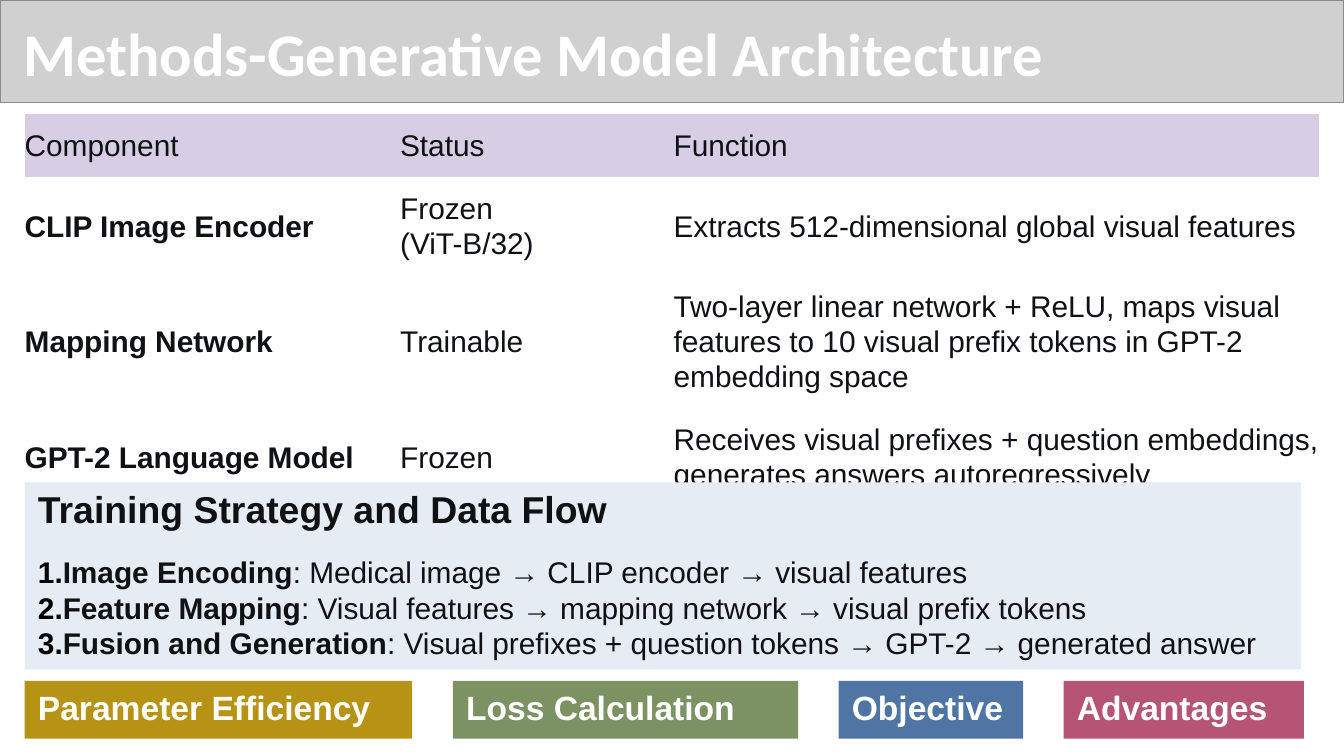
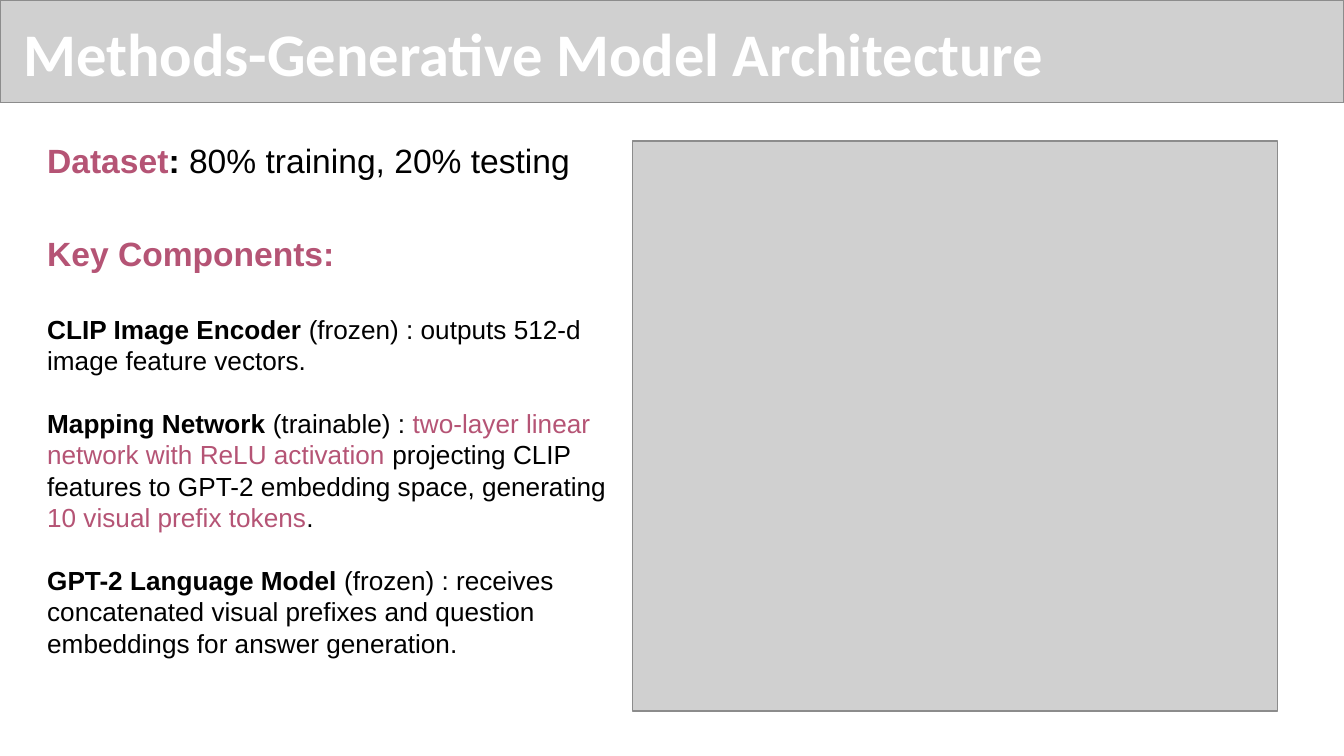
Before and after one commit to zhongjp21-coder/WOA7015_AlternativeAsscement, a slide deck: slide 7 of Report Dir/WOX7001_assignment2_zouting(24201617).pptx. Drawn at 1344x756 pixels with LibreOffice and Linux fonts; fonts in the diff are those of the drawing; grey boxes stand for pictures. Boxes give left, top, right and bottom in pixels: in the first picture for what was removed or moved away, otherwise in the second. Text is boxed around its words. In the diff, an @@ line names an element or a change of style, - is before the commit and + after.

```diff
--- a/Report Dir/WOX7001_assignment2_zouting(24201617).pptx
+++ b/Report Dir/WOX7001_assignment2_zouting(24201617).pptx
@@ table removed at [24, 114, 1318, 487], 4 rows, 3 columns @@
-Component | Status | Function
-CLIP Image Encoder | Frozen (ViT-B/32) | Extracts 512-dimensional global visual features
-Mapping Network | Trainable | Two-layer linear network + ReLU, maps visual features to 10 visual prefix tokens in GPT-2 embedding space
-GPT-2 Language Model | Frozen | Receives visual prefixes + question embeddings, generates answers autoregressively
@@ text added at [47, 148, 570, 179], 18 pt, text #000000 @@
+Dataset: 80% training, 20% testing
@@ picture added at [633, 141, 1278, 711] @@
@@ text added at [47, 242, 606, 658], 14 pt, text #000000 @@
+Key Components:
+CLIP Image Encoder (frozen) : outputs 512-d image feature vectors.
+Mapping Network (trainable) : two-layer linear network with ReLU activation projecting CLIP features to GPT-2 embedding space, generating 10 visual prefix tokens.
+GPT-2 Language Model (frozen) : receives concatenated visual prefixes and question embeddings for answer generation.
@@ rectangle removed at [24, 482, 1301, 669] @@
-Training Strategy and Data Flow
-1. Image Encoding: Medical image → CLIP encoder → visual features
-2. Feature Mapping: Visual features → mapping network → visual prefix tokens
-3. Fusion and Generation: Visual prefixes + question tokens → GPT-2 → generated answer
@@ rectangle removed at [24, 681, 411, 739] @@
-Parameter Efficiency
@@ rectangle removed at [453, 681, 798, 739] @@
-Loss Calculation
@@ rectangle removed at [839, 681, 1023, 739] @@
-Objective
@@ rectangle removed at [1063, 681, 1304, 739] @@
-Advantages
```
Also in this commit, not shown: 5 other slides changed, 1 slide added.
